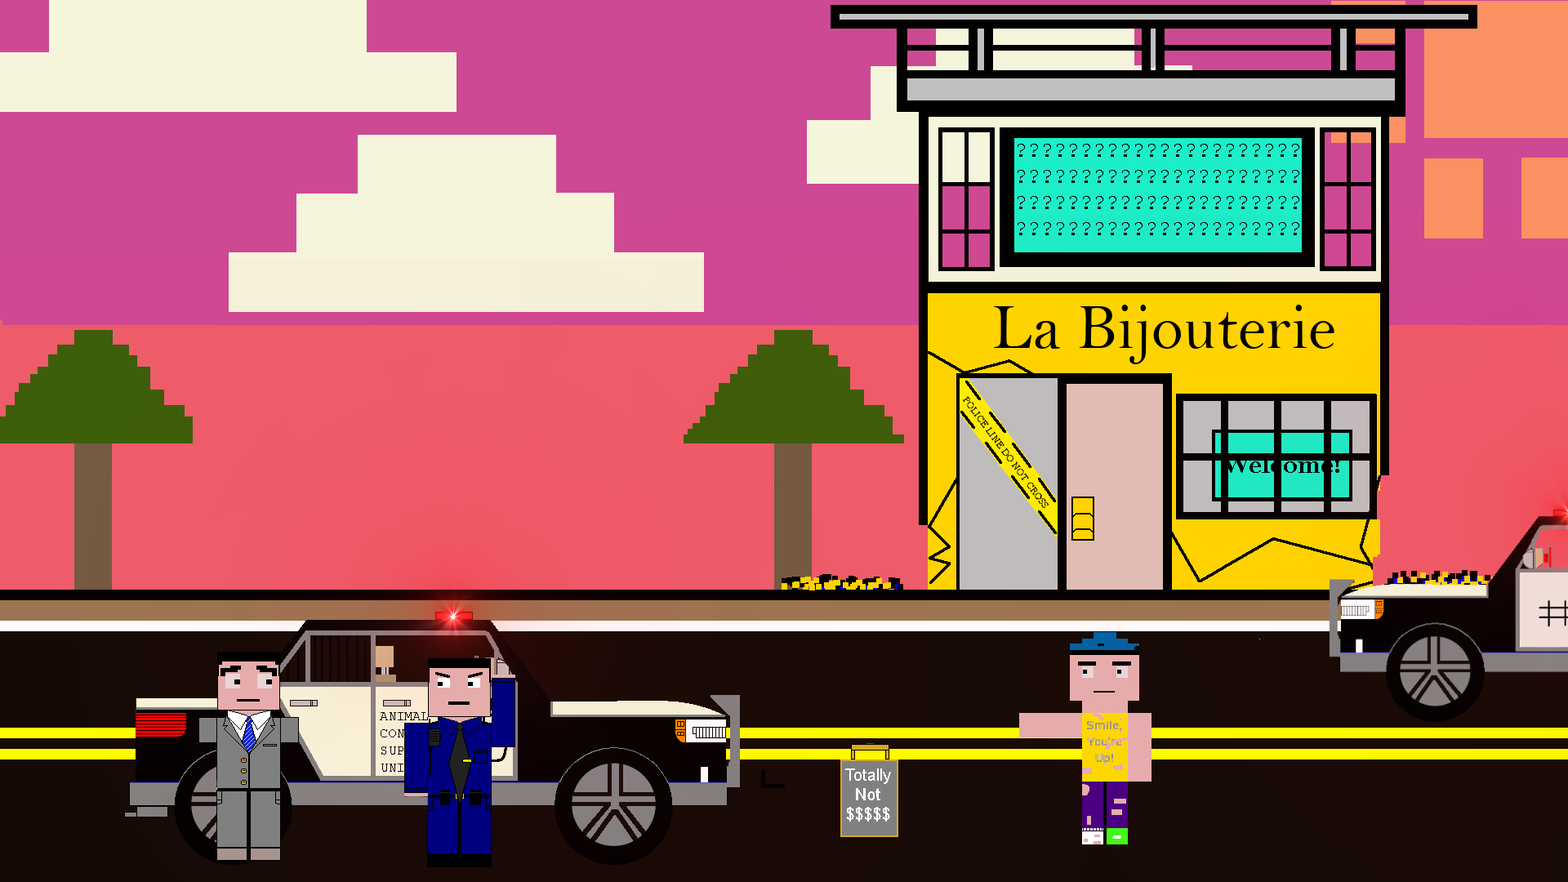
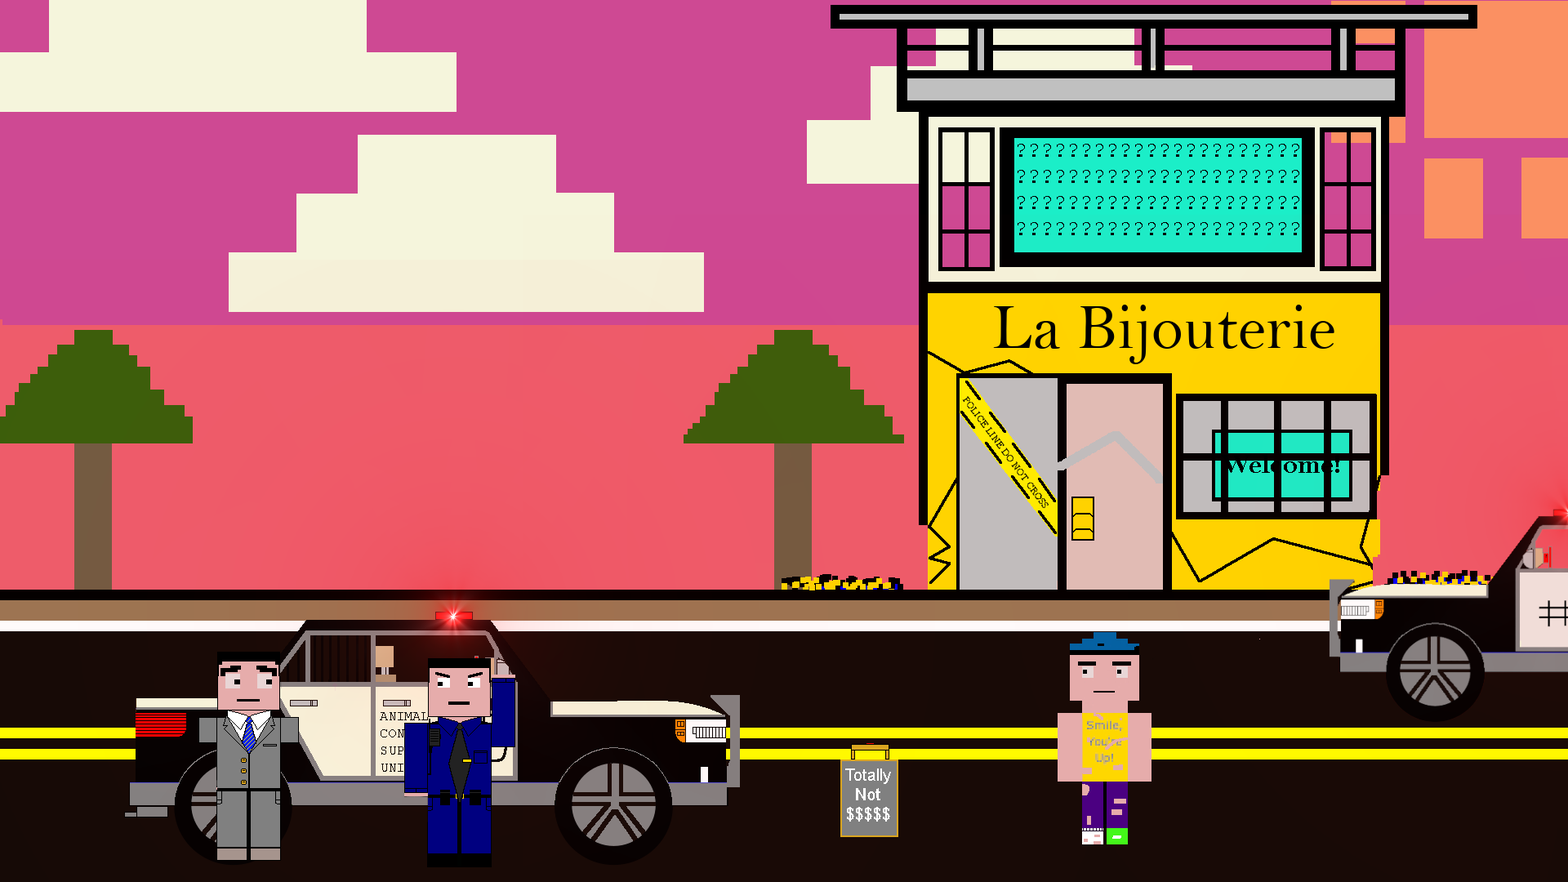
Layers edited between the first and the second 1568 x 882 image:
removed layer "arm" over <box>1019,712,1083,739</box>
added layer "arm copy" above "player copy" over <box>1056,712,1083,782</box>
added layer "Background copy #8" above "Background copy #7" over <box>761,431,1163,789</box>
hid "Background copy #7" over <box>761,431,1163,789</box>